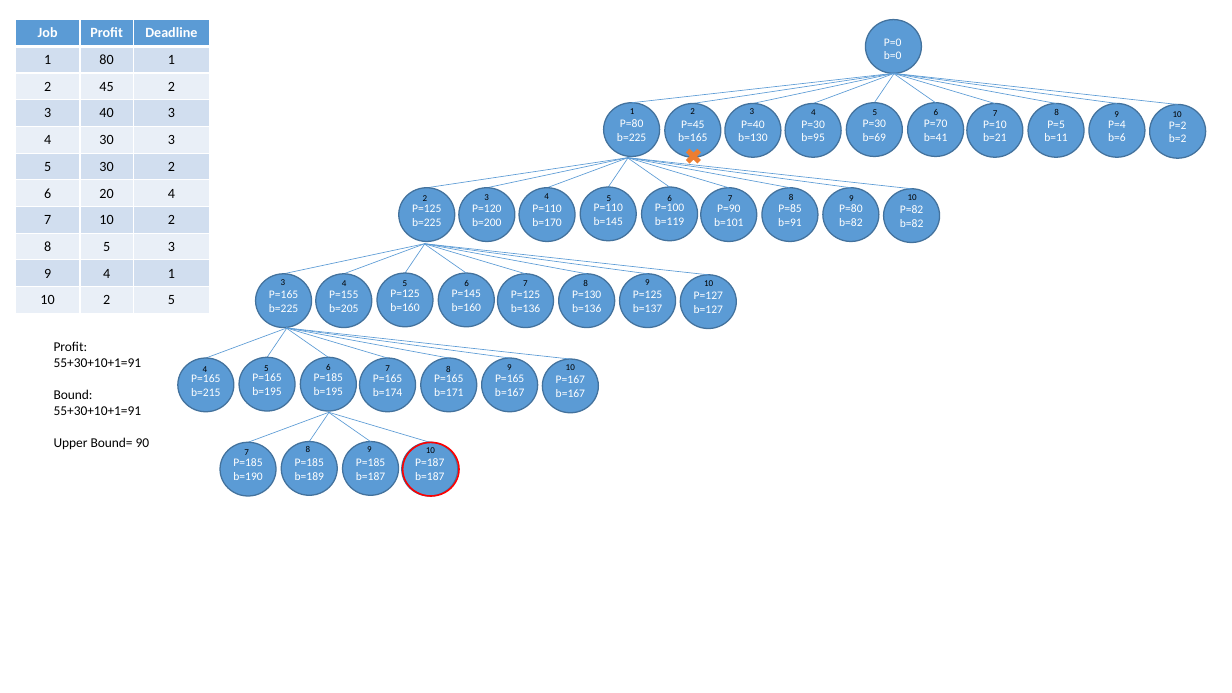
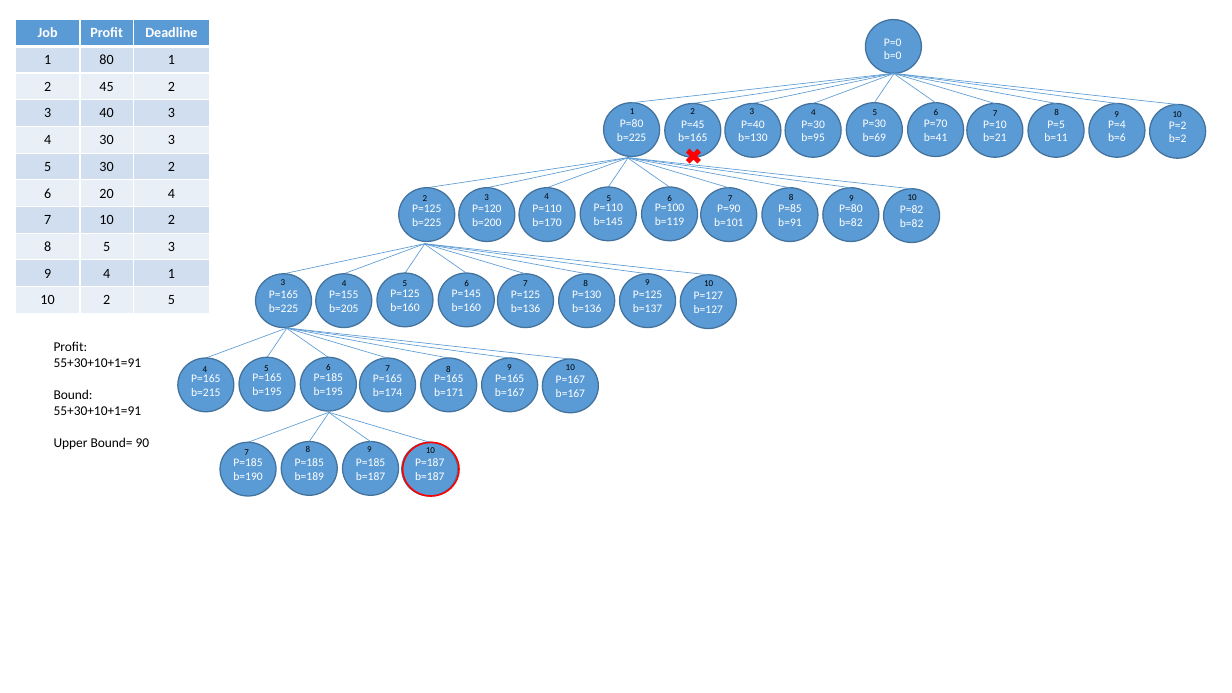
Before and after one commit to andy6804tw/Branch-and-bound, a slide deck: slide 1 of Job Scheduling/assignment/demo2.pptx. Drawn at 1232x693 pixels with LibreOffice and Linux fonts; fonts in the diff are those of the drawing. Boxes give left, top, right and bottom in pixels: in the first picture for what was removed or moved away, otherwise in the second. Text is boxed around its words. In the diff, an @@ line names an element or a change of style, - is before the commit and + after.

Commit message:
modify demo2 PPT color

```diff
--- a/Job Scheduling/assignment/demo2.pptx
+++ b/Job Scheduling/assignment/demo2.pptx
@@ cross at (683,145,705,166): fill #ED7D31 to #FF0000 @@
```
